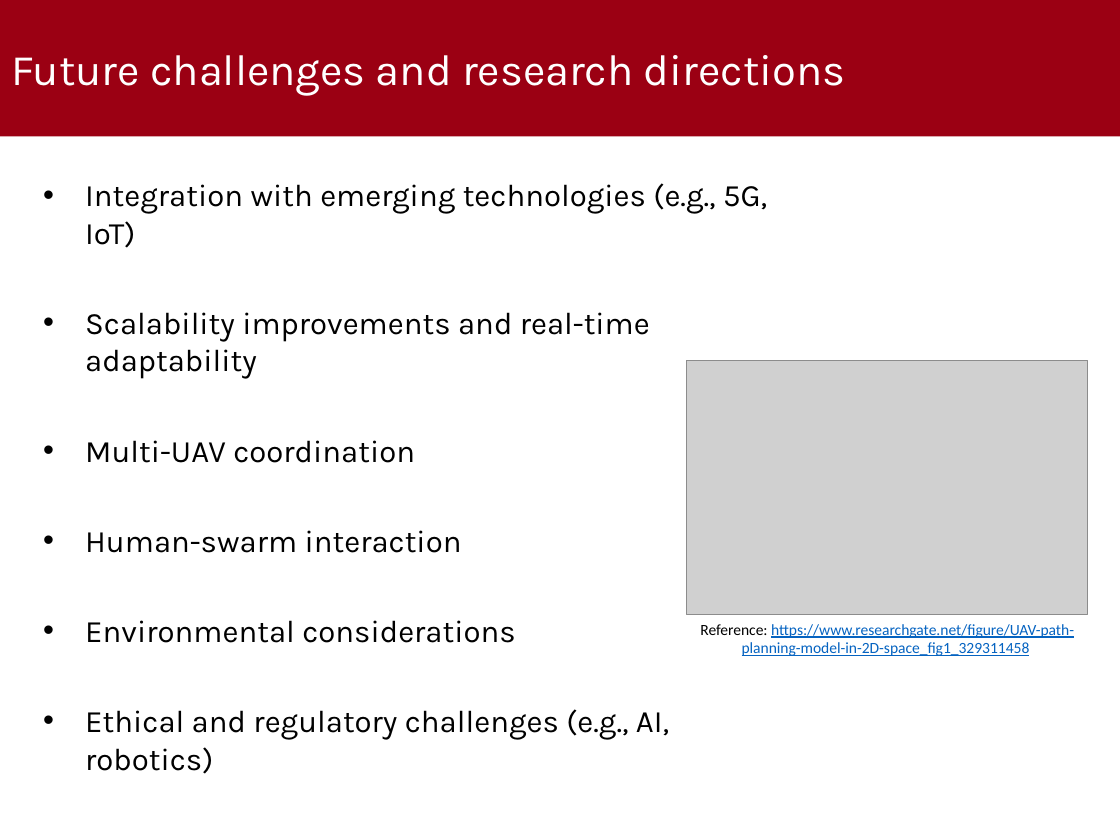
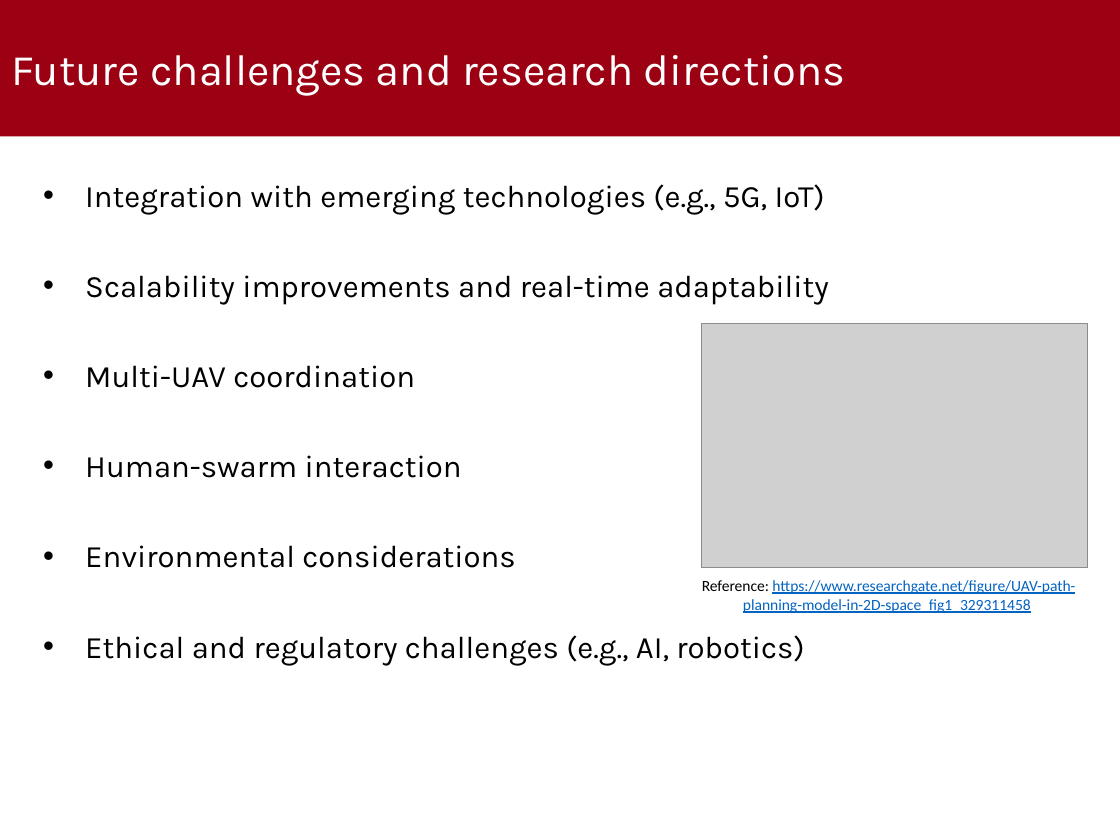
Before and after one commit to gabrielrovesti/WNMA-UAV-Route-Planning-Survey, a slide deck: slide 19 of 2 - Slides/UAV Route Planning Strategies.pptx. Drawn at 1120x840 pixels with LibreOffice and Linux fonts; fonts in the diff are those of the drawing; grey boxes stand for pictures; background and template pictures are left out. Boxes give left, top, right and bottom in pixels: in the first picture for what was removed or moved away, otherwise in the second. Text is boxed around its words. In the diff, an @@ line names an element or a change of style, - is before the commit and + after.

```diff
--- a/2 - Slides/UAV Route Planning Strategies.pptx
+++ b/2 - Slides/UAV Route Planning Strategies.pptx
@@ text "Integration with emerging technologies (e.g., ..." rewrapped from box(85, 183, 767, 774) to box(85, 184, 829, 666) @@
@@ picture: place and size @@
-picture at box(687, 361, 1088, 615)
+picture at box(701, 323, 1088, 567)
@@ text "Reference: https://www.researchgate.net/figure/UAV-path-plan ...": place and size @@
-text "Reference: https://www.researchgate.net/figure/UAV-path-plan ..." at box(700, 624, 1074, 656)
+text "Reference: https://www.researchgate.net/figure/UAV-path-plan ..." at box(702, 580, 1075, 613)
```
Also in this commit, not shown: 3 other files.
